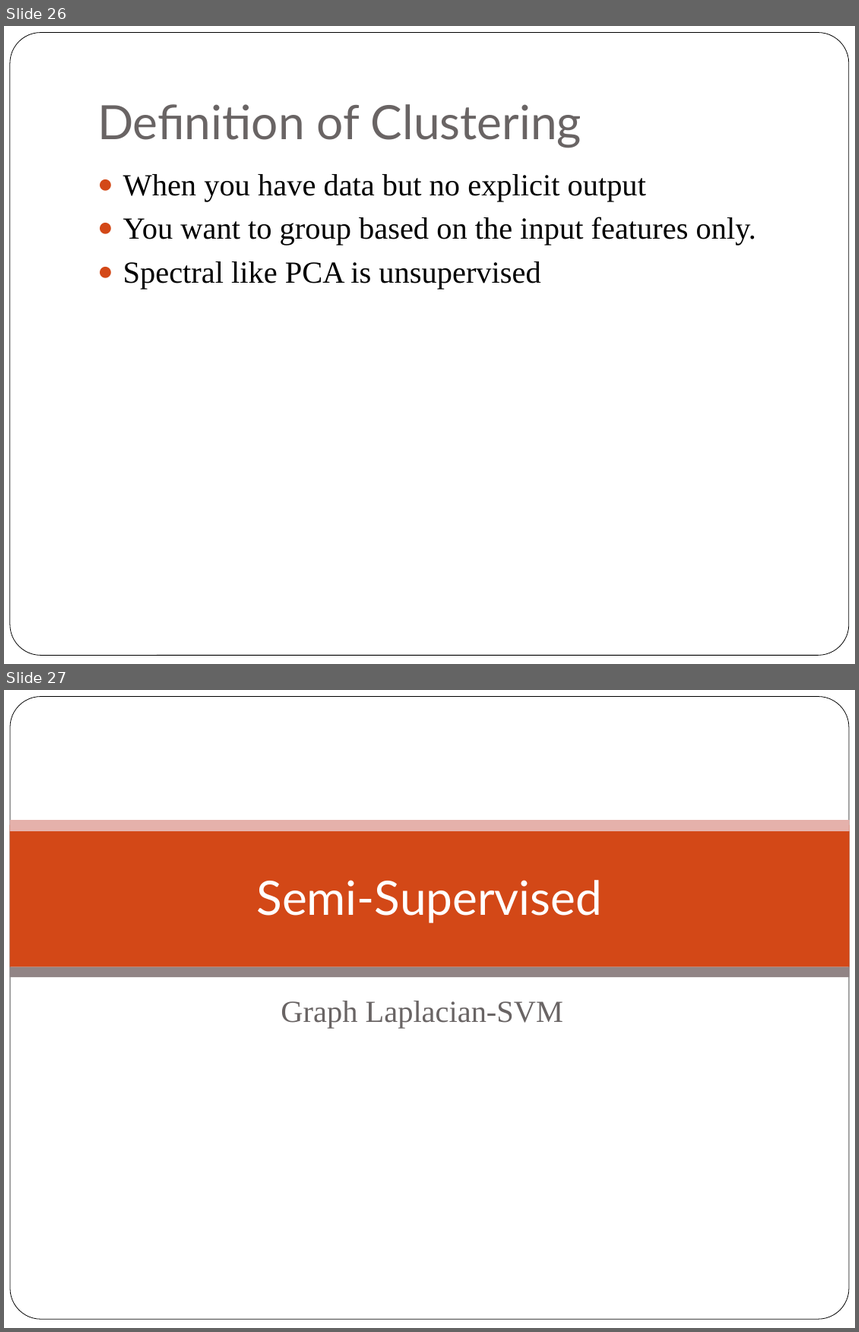
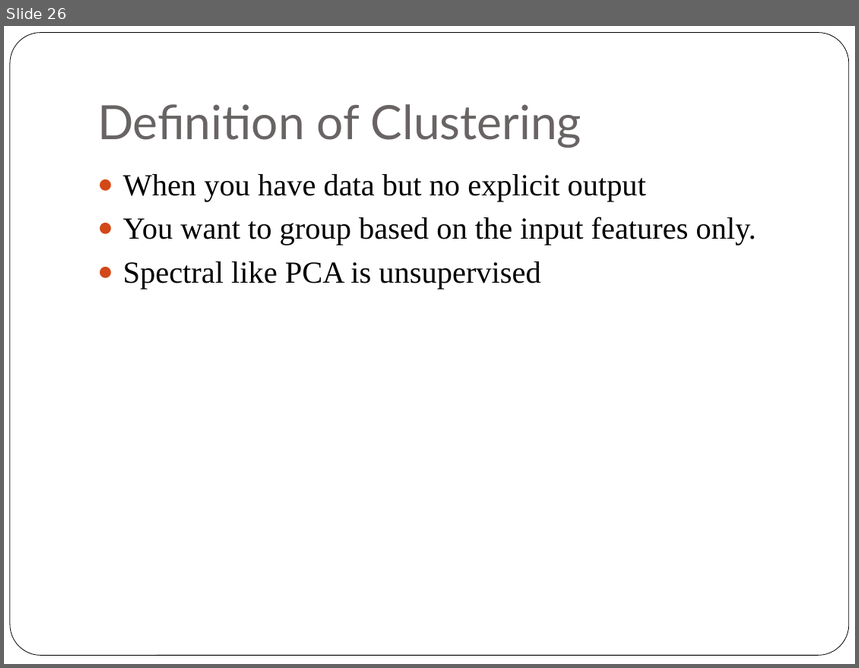
Before and after one commit to navkapil/matlab, a slide deck: Kernel methods.pptx. Shown one above the other, each under a label of ours: slides 26 and 27 before the commit, slide 26 after it. The pictures are 859x1332 and 859x668 pixels, drawn with LibreOffice and Linux fonts; fonts in the diff are those of the drawing; background and template pictures are left out. Boxes give left, top, right and bottom in pixels: in the first picture for what was removed or moved away, otherwise in the second. Text is boxed around its words. In the diff, an @@ line names an element or a change of style, - is before the commit and + after.

```diff
--- a/Kernel methods.pptx
+++ b/Kernel methods.pptx
@@ slide 27 removed at [4, 690, 855, 1328], background picture (left out); not listed: 1 template element that a slide beside it also shows @@
@@ rectangle removed at [10, 825, 850, 967] @@
@@ rectangle removed at [10, 820, 850, 831] @@
@@ title removed at [256, 880, 602, 923] @@
-Semi-Supervised
@@ rectangle removed at [10, 967, 850, 978] @@
@@ subtitle removed at [281, 1001, 563, 1029] @@
-Graph Laplacian-SVM
```
Also in this commit, not shown: 4 slides changed, 6 slides added, 1 other slide removed.
